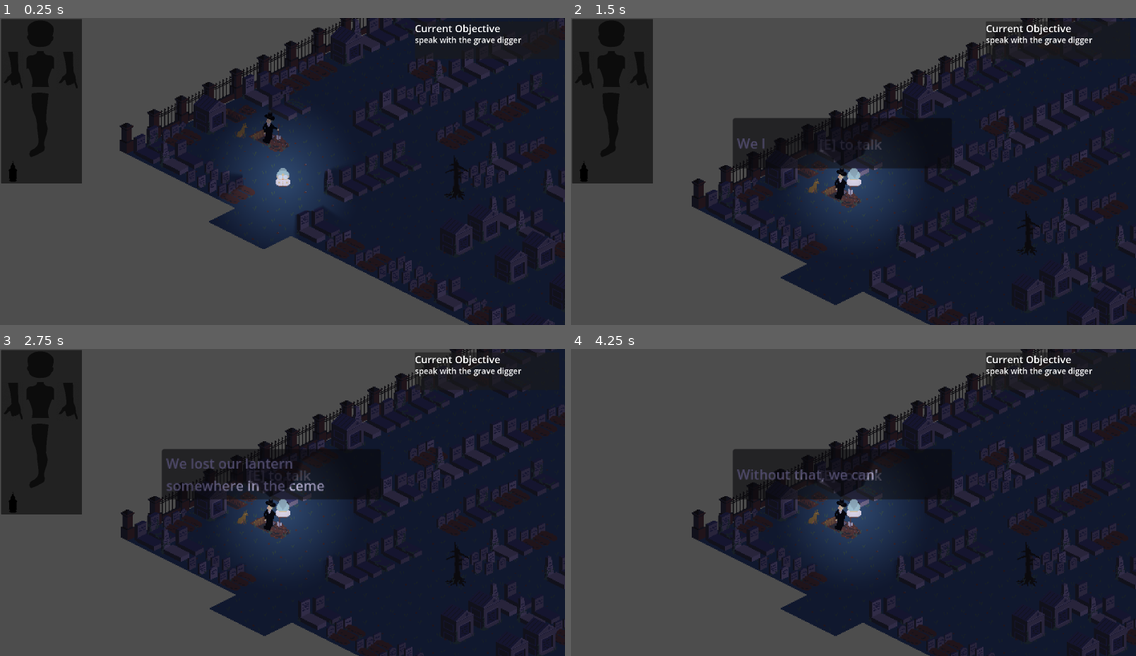
Above: before the commit, frames 1-4 (two rows, left to right).
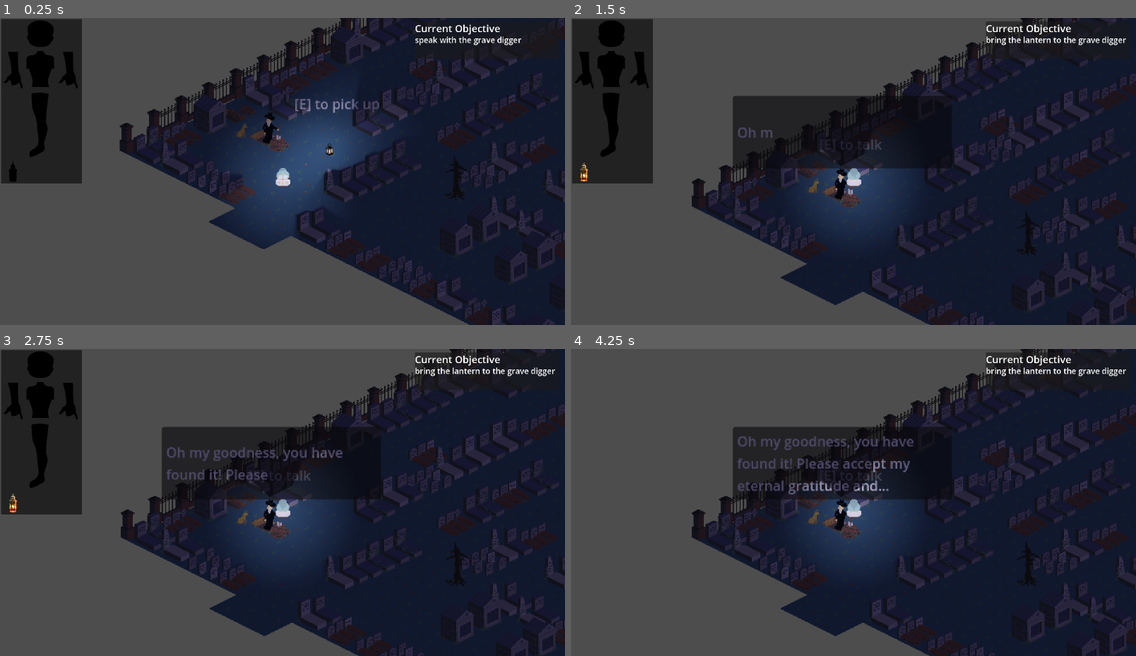
Above: after the commit, the same moments.

Repository: ekaktusz/screamjam2024
Game: Godot game, scene res://Scenes/Screens/Game/game.tscn
Same seed, same stepped clock (60 frames per second), same inputs: the game is played once before the commit and once after it.
Inputs:
- Up to frame 1 (0.25 s): no input
- Up to frame 2 (1.5 s): tap Enter at 0.5 s; hold E (interact) 0.53-1.28 s; hold Up (ui_up) from 0.53 s (still down); tap E (interact) at 1.35 s
- Up to frame 3 (2.75 s): release Up (ui_up) at 2.03 s; hold Left (ui_left) from 2.03 s (still down); hold E (interact) from 2.03 s (still down)
- Up to frame 4 (4.25 s): release E (interact) at 2.78 s; tap E (interact) at 2.85 s; release Left (ui_left) at 3.53 s; hold Down (ui_down) from 3.53 s (still down); hold E (interact) from 3.53 s (still down); tap Tab (open_inventory) at 4.15 s

The runs differ from the first frame. In frame 1, 2.6% of the frame differs, in the area x 52-68%, y 26-53%; in frame 2, 2.4%; in frame 3, 3.6%, in the area x 1-99%, y 5-54%; in frame 4, 3.3%.

Commit message:
hmmmmmmmmmmmmmm

Diff:
--- a/Scenes/Graveyard/graveyard.tscn
+++ b/Scenes/Graveyard/graveyard.tscn
@@ -27,6 +27,6 @@
 
 [node name="Lantern" parent="." instance=ExtResource("5_olwlb")]
 z_index = 100
-position = Vector2(1289, 9)
+position = Vector2(397, -54)
 
 [connection signal="item_collected" from="Lantern" to="." method="_on_lantern_item_collected"]
--- a/Scenes/Inventory/inventory.gd
+++ b/Scenes/Inventory/inventory.gd
@@ -8,16 +8,17 @@
 @onready var lantern: TextureRect = $PanelContainer/GridContainer/Lantern
 
 func _process(delta) -> void:
-	for item_name in Globals.inventory:
-		if item_name == "Torso":
-			torso.self_modulate = Color.WHITE
-		elif item_name == "Head":
-			head.self_modulate = Color.WHITE
-		elif item_name == "RightArm":
-			right_arm.self_modulate = Color.WHITE
-		elif item_name == "LeftArm":
-			left_arm.self_modulate = Color.WHITE
-		elif item_name == "Leg":
-			leg.self_modulate = Color.WHITE
-		elif item_name == "Lantern":
-			lantern.self_modulate = Color.WHITE
+	var item_options = {
+		"Torso": torso,
+		"Head": head,
+		"RightArm": right_arm,
+		"LeftArm": left_arm,
+		"Leg": leg,
+		"Lantern": lantern
+	}
+
+	for part_name in item_options:
+		if part_name in Globals.inventory:
+			item_options[part_name].self_modulate = Color.WHITE
+		else:
+			item_options[part_name].self_modulate = Color.BLACK
--- a/Scenes/NPC/Npcs/grave_digger.gd
+++ b/Scenes/NPC/Npcs/grave_digger.gd
@@ -78,7 +78,6 @@
 func _on_interact() -> void:
 	if Globals.inventory.has("Lantern") and grave_digger_dialogue_manager.dialogue_lines != grave_digger_ending_dialogue:
 		grave_digger_dialogue_manager.reset_dialogue(grave_digger_ending_dialogue)
-		Globals.inventory.erase("Lantern")
 
 	grave_digger_dialogue_manager.start_dialogue()
 	Globals.player_movement_blocked = true
@@ -94,7 +93,12 @@
 	Globals.player_movement_blocked = false
 
 	if grave_digger_dialogue_manager.dialogue_lines == grave_digger_ending_dialogue:
+		print(Globals.inventory)
+		Globals.inventory.erase("Lantern")
+		print(Globals.inventory)
 		Globals.inventory.append("Head")
+		queue_free()
+		return
 
 	if grave_digger_dialogue_manager.dialogue_lines != grave_digger_starter_dialogue:
 		grave_digger_dialogue_manager.reset_dialogue(get_random_busy_dialogue())
Not shown: 1 places in Scenes/Graveyard/graveyard.tscn that only renumber resources
